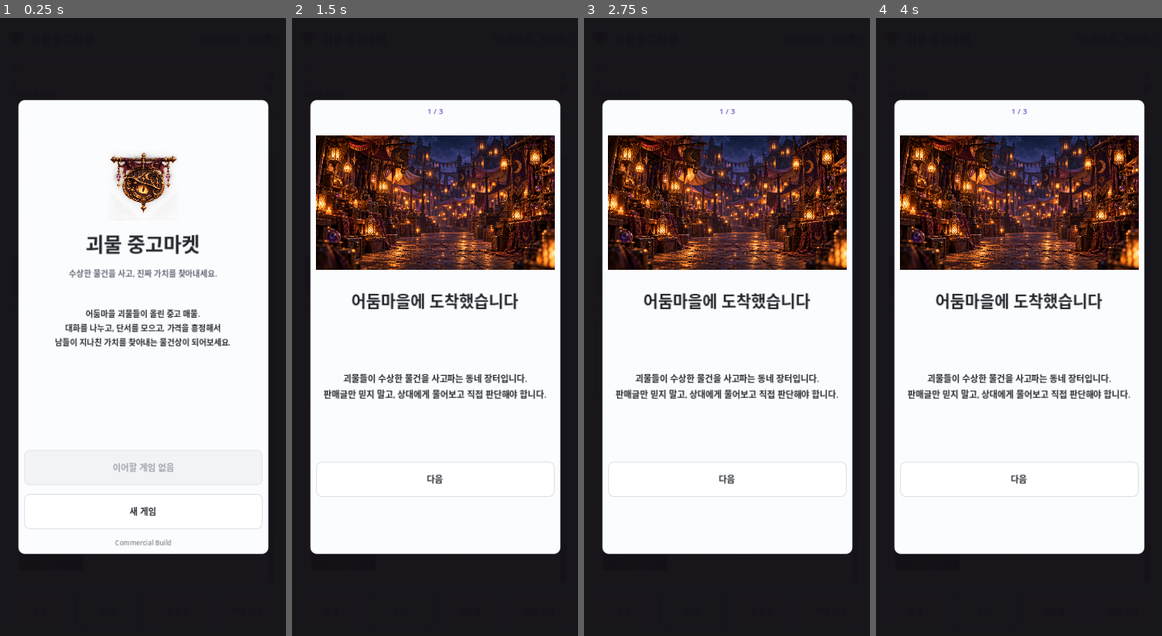
Above: before the commit, frames 1-4 (left to right).
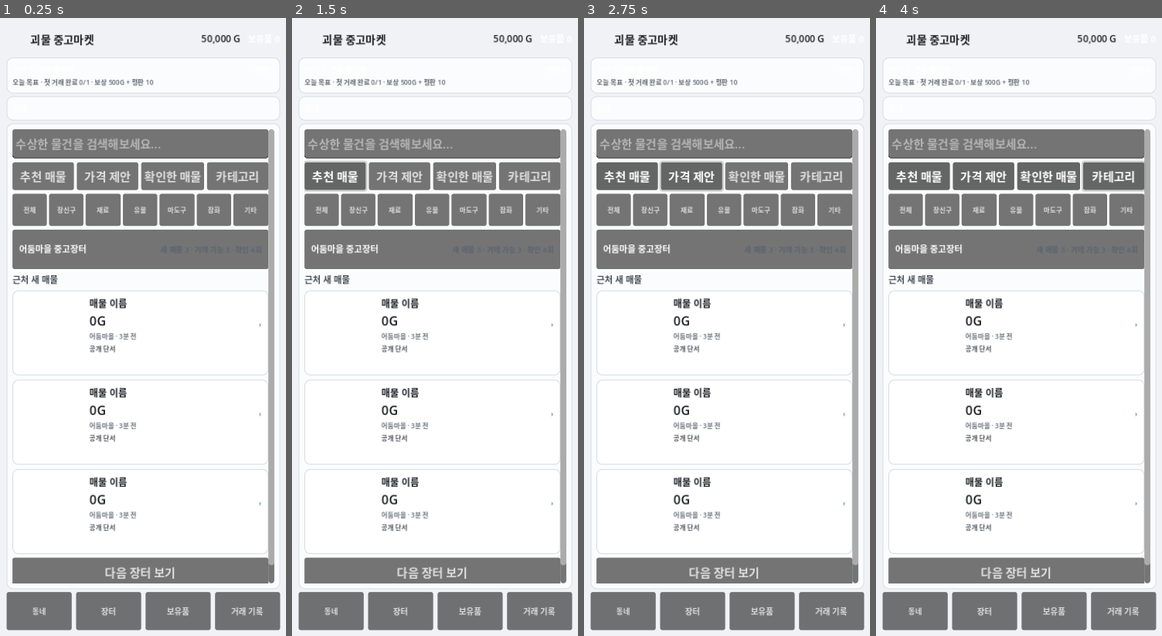
Above: after the commit, the same moments.

Repository: Queenrain9/monster-used-market
Game: Godot game, scene res://scenes/main.tscn
The game is run twice, just before and just after one commit, with the same random seed, the same clock (stepped at 60 frames per second) and the same inputs.
Inputs (mouse positions are in pixels of both pictures, inside the frame that each line leads up to):
- Up to frame 1 (0.25 s): no input
- Up to frame 2 (1.5 s): click (435, 512) at 0.5 s, where only the run before the commit has a clickable "새 게임"; click "추천 매물" at 1.25 s
- Up to frame 3 (2.75 s): click "가격 제안" at 2 s
- Up to frame 4 (4 s): click "확인한 매물" at 2.75 s; click "카테고리" at 3.5 s

The runs differ from the first frame. In frame 1, 58% of the frame differs, in the area x 0-100%, y 0-100%; in frame 2, 60%; in frame 3, 60%; in frame 4, 60%.
Error after the commit: Parse Error: Identifier "_go_collection" not declared in the current scope. (res://scripts/main.gd:461)

Commit message:
feat: wire collection state navigation and save schema

Diff:
--- a/scripts/main.gd
+++ b/scripts/main.gd
@@ -156,6 +156,18 @@
 @onready var relationship_special = $Margin/RootVBox/RelationshipsPanel/Scroll/Box/ProfilePanel/Box/SpecialText
 @onready var relationship_visit_button = $Margin/RootVBox/RelationshipsPanel/Scroll/Box/ProfilePanel/Box/VisitButton
 
+@onready var collection_panel = $Margin/RootVBox/CollectionPanel
+@onready var collection_completion_label = $Margin/RootVBox/CollectionPanel/Scroll/Box/TopRow/CompletionLabel
+@onready var collection_summary_text = $Margin/RootVBox/CollectionPanel/Scroll/Box/SummaryPanel/SummaryText
+@onready var collection_item_list = $Margin/RootVBox/CollectionPanel/Scroll/Box/ItemList
+@onready var collection_item_art = $Margin/RootVBox/CollectionPanel/Scroll/Box/DetailPanel/Box/Hero/Art
+@onready var collection_item_name = $Margin/RootVBox/CollectionPanel/Scroll/Box/DetailPanel/Box/Hero/Info/Name
+@onready var collection_item_status = $Margin/RootVBox/CollectionPanel/Scroll/Box/DetailPanel/Box/Hero/Info/Status
+@onready var collection_detail_text = $Margin/RootVBox/CollectionPanel/Scroll/Box/DetailPanel/Box/DetailText
+@onready var collection_sets_text = $Margin/RootVBox/CollectionPanel/Scroll/Box/SetsText
+@onready var collection_goals_text = $Margin/RootVBox/CollectionPanel/Scroll/Box/GoalsText
+@onready var collection_achievements_text = $Margin/RootVBox/CollectionPanel/Scroll/Box/AchievementsText
+
 @onready var market_scroll = $Margin/RootVBox/MarketPanel/Scroll
 @onready var search_input = $Margin/RootVBox/MarketPanel/Scroll/Box/SearchInput
 @onready var recommend_tab_button = $Margin/RootVBox/MarketPanel/Scroll/Box/TabRow/RecommendTabButton
@@ -386,6 +398,12 @@
 var seller_relationships: Dictionary = {}
 var selected_relationship_seller_index = 0
 
+var collection_records: Dictionary = {}
+var collection_goal_claimed: Dictionary = {}
+var achievement_unlocks: Dictionary = {}
+var selected_collection_index = 0
+var last_collection_reward = ""
+
 
 func _ready() -> void:
 	theme = MarketTheme.build()
@@ -440,8 +458,11 @@
 	end_day_button.pressed.connect(_end_day)
 	$Margin/RootVBox/TownPanel/Scroll/Box/WorkshopButton.pressed.connect(_go_workshop)
 	$Margin/RootVBox/TownPanel/Scroll/Box/RelationshipsButton.pressed.connect(_go_relationships)
+	$Margin/RootVBox/TownPanel/Scroll/Box/CollectionButton.pressed.connect(_go_collection)
 	$Margin/RootVBox/WorkshopPanel/Scroll/Box/TopRow/BackButton.pressed.connect(_go_town)
 	$Margin/RootVBox/RelationshipsPanel/Scroll/Box/TopRow/BackButton.pressed.connect(_go_town)
+	$Margin/RootVBox/CollectionPanel/Scroll/Box/TopRow/BackButton.pressed.connect(_go_town)
+	collection_item_list.item_selected.connect(_collection_item_selected)
 	relationship_list.item_selected.connect(_relationship_seller_selected)
 	relationship_visit_button.pressed.connect(_visit_relationship_seller)
 	for i in range(upgrade_buy_buttons.size()):
@@ -607,6 +628,11 @@
 	seller_relationships = {}
 	selected_relationship_seller_index = 0
 	_ensure_seller_relationships()
+	collection_records = {}
+	collection_goal_claimed = {}
+	achievement_unlocks = {}
+	selected_collection_index = 0
+	last_collection_reward = ""
 
 
 func _merchant_rank() -> String:
@@ -2592,7 +2618,7 @@
 
 
 func _show_panel(target) -> void:
-	for panel in [town_panel, workshop_panel, market_panel, detail_panel, seller_chat_panel, deal_panel, inventory_panel, appraisal_panel, sale_panel, result_panel]:
+	for panel in [town_panel, workshop_panel, relationships_panel, collection_panel, market_panel, detail_panel, seller_chat_panel, deal_panel, inventory_panel, appraisal_panel, sale_panel, result_panel]:
 		panel.visible = panel == target
 
 	var focus_mode = target == detail_panel or target == seller_chat_panel or target == deal_panel or target == appraisal_panel or target == sale_panel
@@ -2601,7 +2627,7 @@
 	status_panel.visible = target != market_panel and not focus_mode
 	nav_row.visible = not focus_mode
 
-	town_nav_button.set_pressed_no_signal(current_stage in ["town", "workshop"])
+	town_nav_button.set_pressed_no_signal(current_stage in ["town", "workshop", "relationships", "collection"])
 	market_nav_button.set_pressed_no_signal(current_stage in ["market", "detail", "chat", "deal"])
 	inventory_nav_button.set_pressed_no_signal(current_stage in ["inventory", "appraisal", "sale"])
 	records_nav_button.set_pressed_no_signal(current_stage == "result")
@@ -2689,6 +2715,12 @@
 		"workshop":
 			_render_workshop()
 			_show_panel(workshop_panel)
+		"relationships":
+			_render_relationships()
+			_show_panel(relationships_panel)
+		"collection":
+			_render_collection()
+			_show_panel(collection_panel)
 		"detail":
 			if selected_market_index >= 0 and selected_market_index < market_items.size():
 				_render_detail()
@@ -2780,7 +2812,11 @@
 		"day_event_id": day_event_id,
 		"upgrade_levels": upgrade_levels,
 		"seller_relationships": seller_relationships,
-		"selected_relationship_seller_index": selected_relationship_seller_index
+		"selected_relationship_seller_index": selected_relationship_seller_index,
+		"collection_records": collection_records,
+		"collection_goal_claimed": collection_goal_claimed,
+		"achievement_unlocks": achievement_unlocks,
+		"selected_collection_index": selected_collection_index
 	}
 	var file = FileAccess.open(SAVE_PATH, FileAccess.WRITE)
 	if file != null:
@@ -2854,6 +2890,19 @@
 		max(0, Content.SELLERS.size() - 1)
 	)
 	_ensure_seller_relationships()
+
+	var loaded_collection = parsed.get("collection_records", {})
+	collection_records = loaded_collection if typeof(loaded_collection) == TYPE_DICTIONARY else {}
+	var loaded_goals = parsed.get("collection_goal_claimed", {})
+	collection_goal_claimed = loaded_goals if typeof(loaded_goals) == TYPE_DICTIONARY else {}
+	var loaded_achievements = parsed.get("achievement_unlocks", {})
+	achievement_unlocks = loaded_achievements if typeof(loaded_achievements) == TYPE_DICTIONARY else {}
+	selected_collection_index = clamp(
+		int(parsed.get("selected_collection_index", 0)),
+		0,
+		max(0, Content.ITEMS.size() - 1)
+	)
+	_migrate_legacy_collection_without_rewards()
 
 
 func _number_from_record_line(line: String) -> int:
